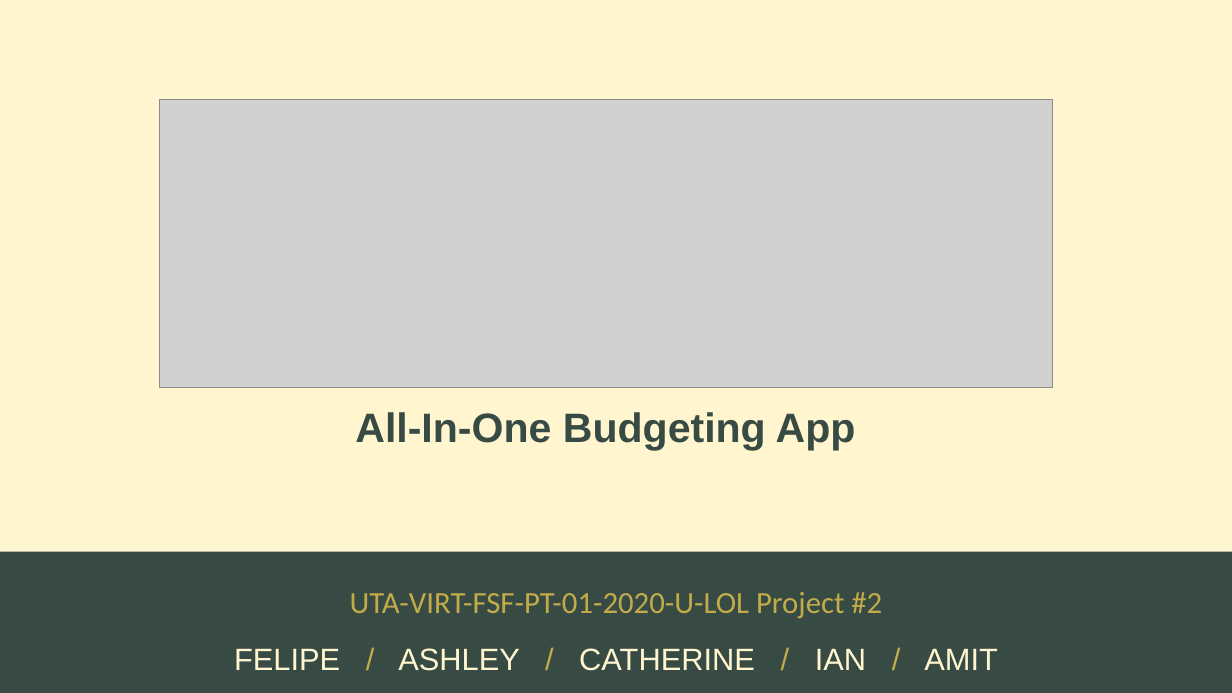
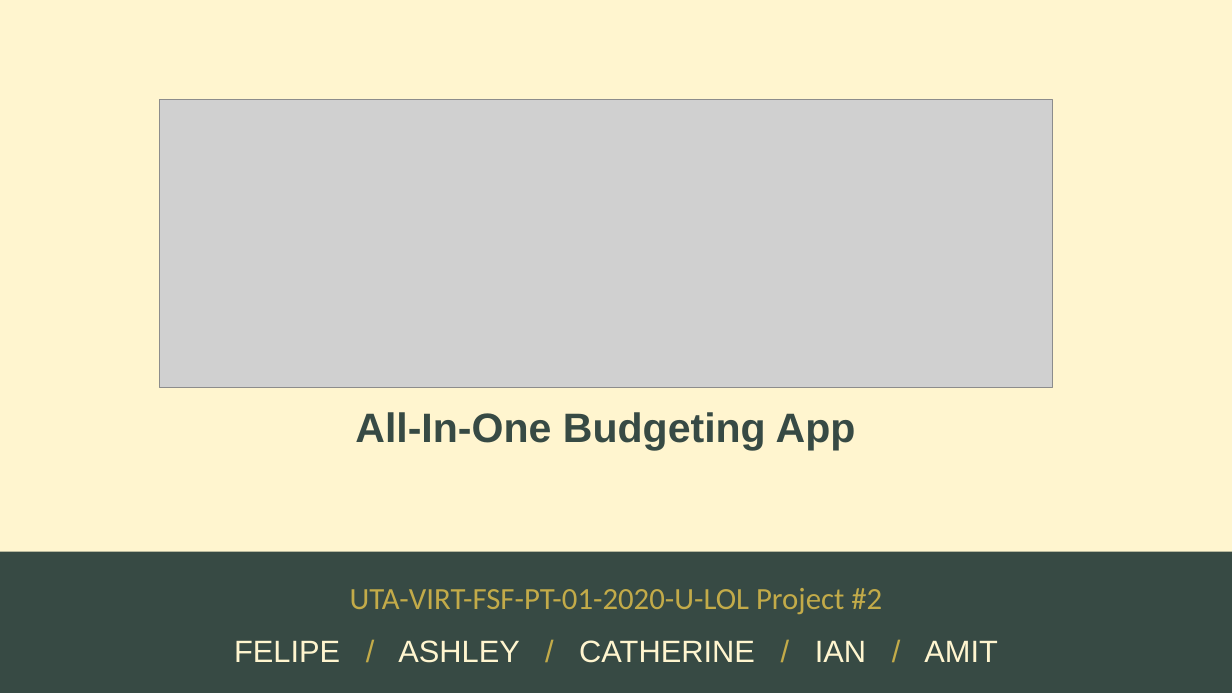
Before and after one commit to zibrahim2046/Project2, a slide deck: slide 1 of FACIA-Presentation.pptx. Drawn at 1232x693 pixels with LibreOffice and Linux fonts; fonts in the diff are those of the drawing; grey boxes stand for pictures. Boxes give left, top, right and bottom in pixels: in the first picture for what was removed or moved away, otherwise in the second. Text is boxed around its words. In the diff, an @@ line names an element or a change of style, - is before the commit and + after.

```diff
--- a/FACIA-Presentation.pptx
+++ b/FACIA-Presentation.pptx
@@ text "UTA-VIRT-FSF-PT-01-2020-U-LOL Project #2" at (x1=234, y1=588, x2=998, y2=663): line spacing 1.2 to 1.1 @@
```
Also in this commit, not shown: 6 other slides changed, 5 other files.
